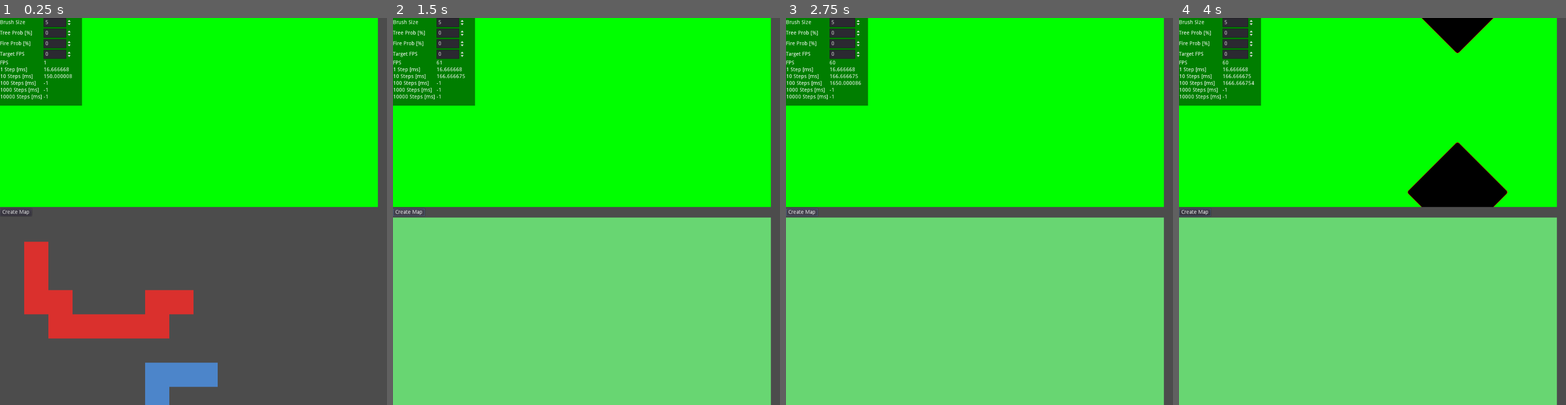
Above: before the commit, frames 1-4 (left to right).
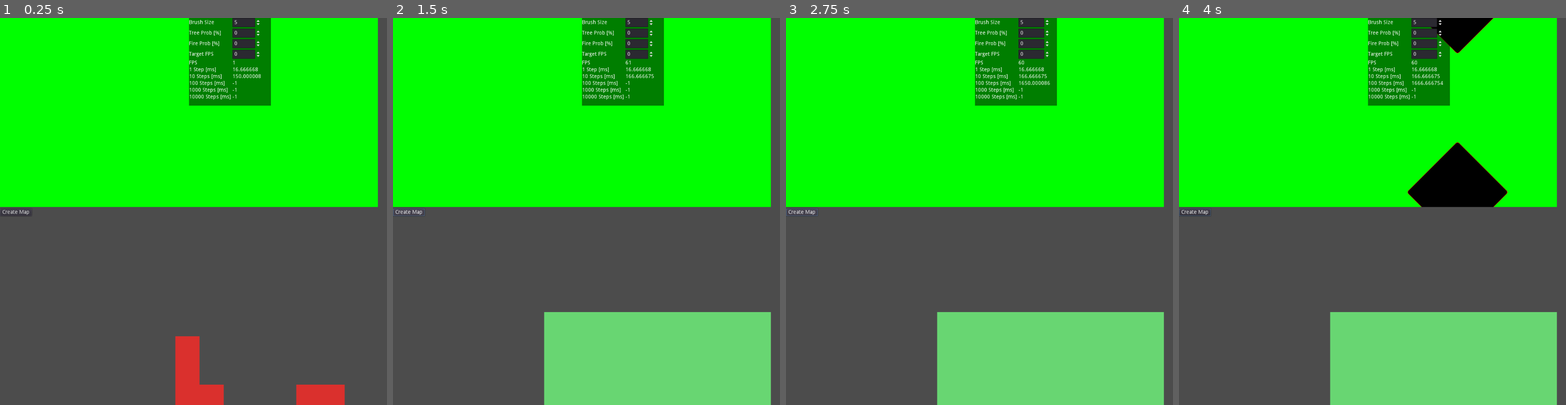
Above: after the commit, the same moments.

Repository: max-deutsch/cellular-map
Game: Godot game, scene res://scenes/Main.tscn
Two runs of this game, one before a commit and one after it. Both use one fixed random seed, a clock stepped at 60 frames per second and the inputs below.
Inputs (mouse positions are in pixels of both pictures, inside the frame that each line leads up to):
- Up to frame 1 (0.25 s): no input
- Up to frame 2 (1.5 s): click "Create Map" at 0.5 s; click "Create Map" at 1.25 s
- Up to frame 3 (2.75 s): click "Create Map" at 2 s
- Up to frame 4 (4 s): tap Enter at 2.75 s; move the mouse to (1457, 192) at 2.77 s; click (1457, 192) at 2.92 s; move the mouse to (1295, 230) at 3.52 s; click (1295, 230) at 3.67 s

The runs differ from the first frame. In frame 1, 17% of the frame differs, in the area x 0-90%, y 0-100%; in frame 2, 43%, in the area x 0-98%, y 0-100%; in frame 3, 43%; in frame 4, 43%.

Commit message:
Add camera to map

Diff:
--- a/ForestFire.tscn
+++ b/ForestFire.tscn
@@ -47,7 +47,8 @@
 script = ExtResource( 5 )
 
 [node name="UIContainer" type="Panel" parent="."]
-margin_right = 217.0
+margin_left = 500.0
+margin_right = 717.0
 margin_bottom = 232.0
 input_pass_on_modal_close_click = false
 custom_styles/panel = SubResource( 3 )
--- a/scenes/Main.tscn
+++ b/scenes/Main.tscn
@@ -46,3 +46,7 @@
 render_target_update_mode = 3
 
 [node name="Map" parent="VBoxContainer/MapViewportContainer/Viewport" instance=ExtResource( 2 )]
+
+[node name="Camera2D" type="Camera2D" parent="VBoxContainer/MapViewportContainer/Viewport"]
+offset = Vector2( 100, 0 )
+current = true
